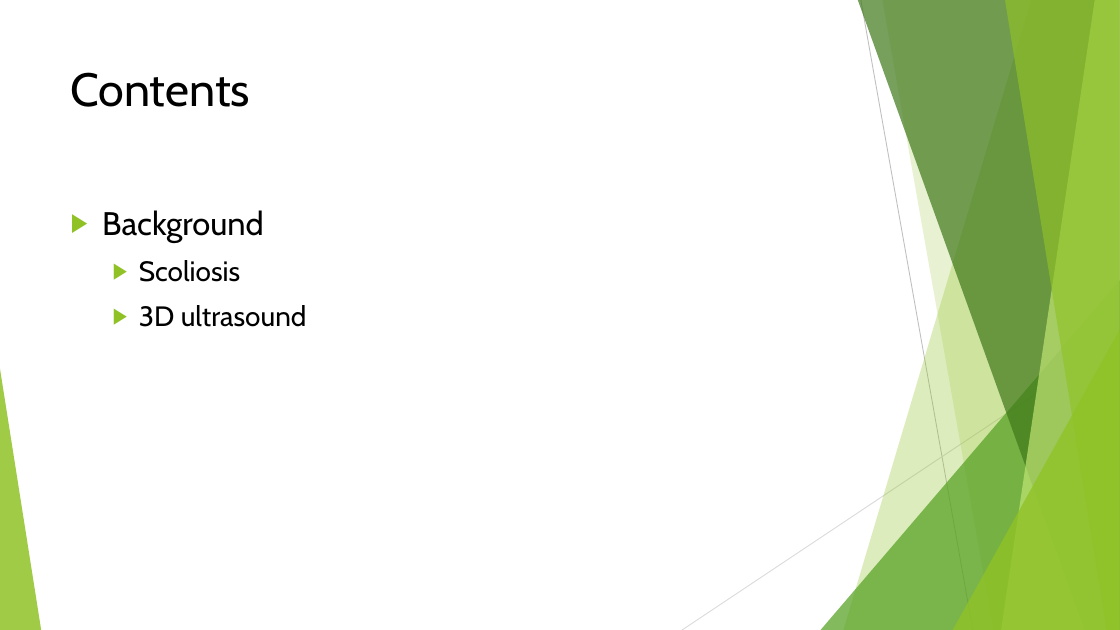
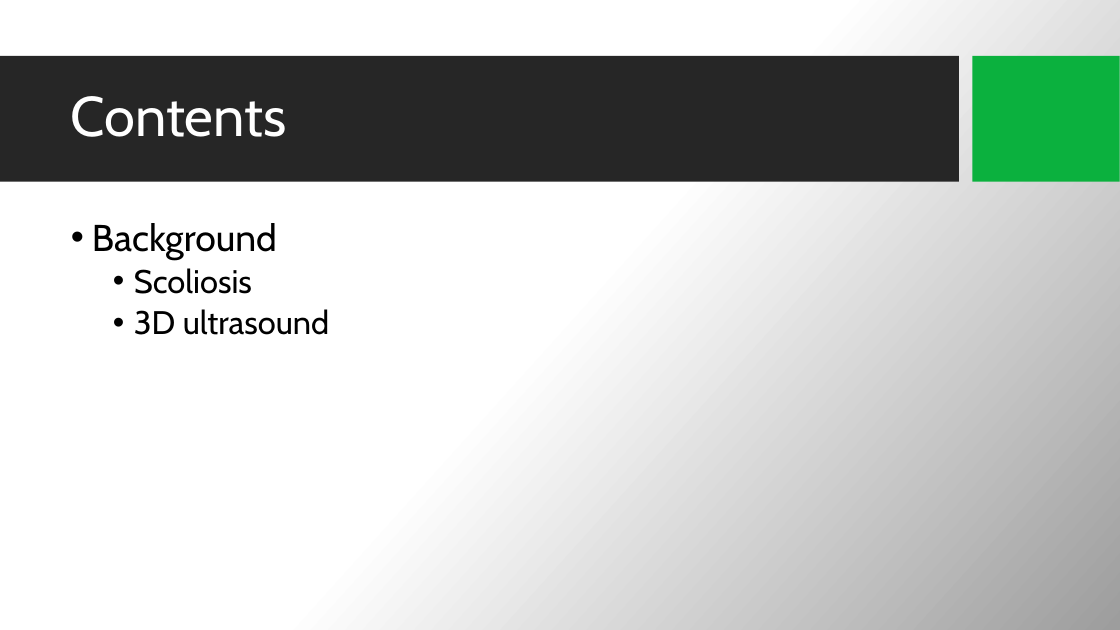
Before and after one commit to BenChurch/Fall2016, a slide deck: slide 2 of CISC897/FinalSurvey/Presentation/SurveyPresentation.pptx. Drawn at 1120x630 pixels with LibreOffice and Linux fonts; fonts in the diff are those of the drawing; background and template pictures are left out. Boxes give left, top, right and bottom in pixels: in the first picture for what was removed or moved away, otherwise in the second. Text is boxed around its words. In the diff, an @@ line names an element or a change of style, - is before the commit and + after.

```diff
--- a/CISC897/FinalSurvey/Presentation/SurveyPresentation.pptx
+++ b/CISC897/FinalSurvey/Presentation/SurveyPresentation.pptx
@@ background #FFFFFF to picture (left out) @@
@@ rectangle added at [0,56,959,182], fill #262626 @@
@@ rectangle added at [973,56,1120,182], fill #0BB13E @@
@@ title "Contents": place and size @@
-title "Contents" at [71,72,251,107]
+title "Contents" at [71,96,287,137]
@@ title "Contents" at [71,96,287,137]: size 40 to 48 pt, text colour #000000 to #FFFFFF; line spacing 1 to 0.9; vertical alignment top to middle @@
@@ text "Background": place and size @@
-text "Background" at [102,210,307,327]
+text "Background" at [92,223,329,335]
@@ text "Background" at [92,223,329,335]: size 28 to 32 pt in "Background"; size 24 to 28 pt in "Scoliosis", "3D ultrasound"; bullet ▶ to •; line spacing 1 to 0.9; less space between paragraphs @@
@@ group removed at [0,0,1120,630]: 5 freeform shapes, 3 triangles, 2 lines @@
```
Also in this commit, not shown: 1 other slide changed, 4 slides added, 3 slides removed, 24 other files.
